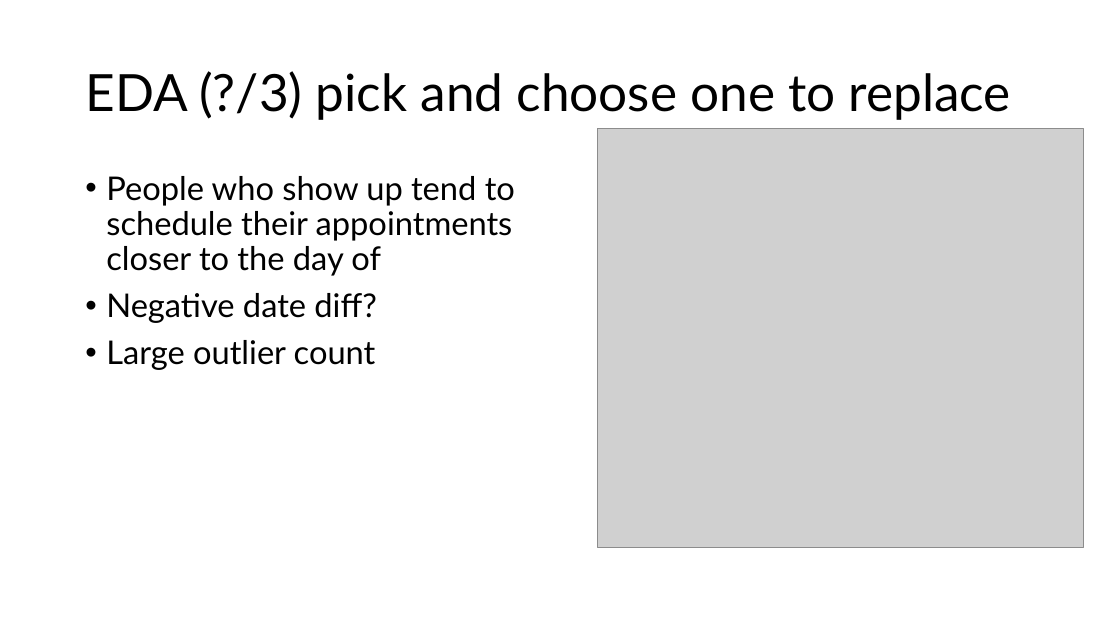
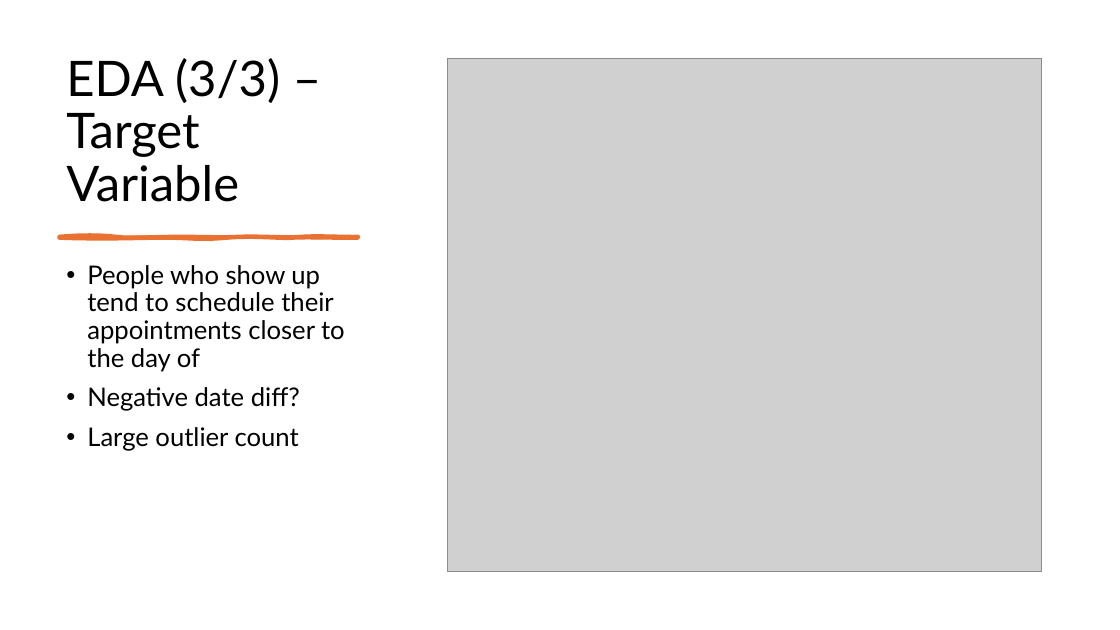
Before and after one commit to dwang0120/Hospital-No-Shows, a slide deck: slide 9 of Hospital No Shows.pptx (slide 11 before the commit). Drawn at 1120x630 pixels with LibreOffice and Linux fonts; fonts in the diff are those of the drawing; grey boxes stand for pictures. Boxes give left, top, right and bottom in pixels: in the first picture for what was removed or moved away, otherwise in the second. Text is boxed around its words. In the diff, an @@ line names an element or a change of style, - is before the commit and + after.

```diff
--- a/Hospital No Shows.pptx
+++ b/Hospital No Shows.pptx
@@ title "EDA (3/3) – Target Variable" at box(66, 58, 280, 202): vertical alignment middle to bottom @@
@@ title at box(66, 58, 280, 202): text changed; size 44 to 42 pt @@
-EDA (?/3) pick and choose one to replace
+EDA (3/3) – Target Variable
@@ picture: place and size @@
-picture at box(597, 129, 1083, 547)
+picture at box(448, 59, 1042, 571)
@@ freeform shape added at box(59, 236, 358, 238), fill #E97132, outline #E97132 3 pt @@
@@ text "People who show up tend ...": place and size @@
-text "People who show up tend ..." at box(106, 176, 515, 370)
+text "People who show up tend ..." at box(87, 265, 345, 451)
@@ text "People who show up tend ..." at box(87, 265, 345, 451): size 28 to 22 pt @@
```
Also in this commit, not shown: 8 other slides changed, 9 slides added, 3 slides removed, 1 other file.
